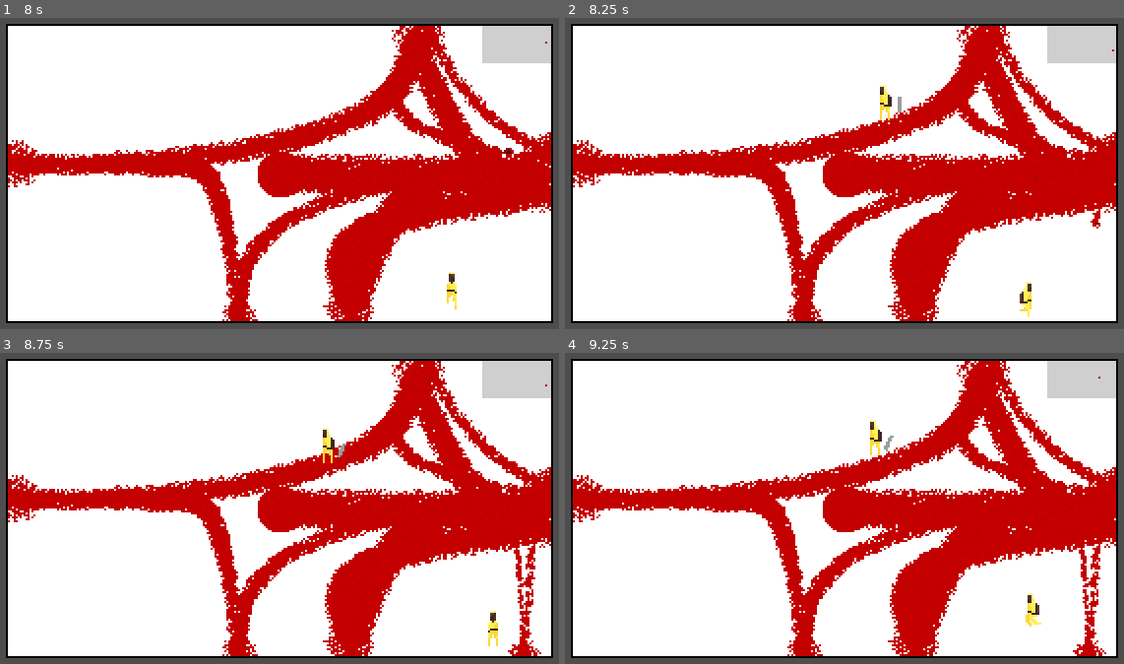
Above: before the commit, frames 1-4 (two rows, left to right).
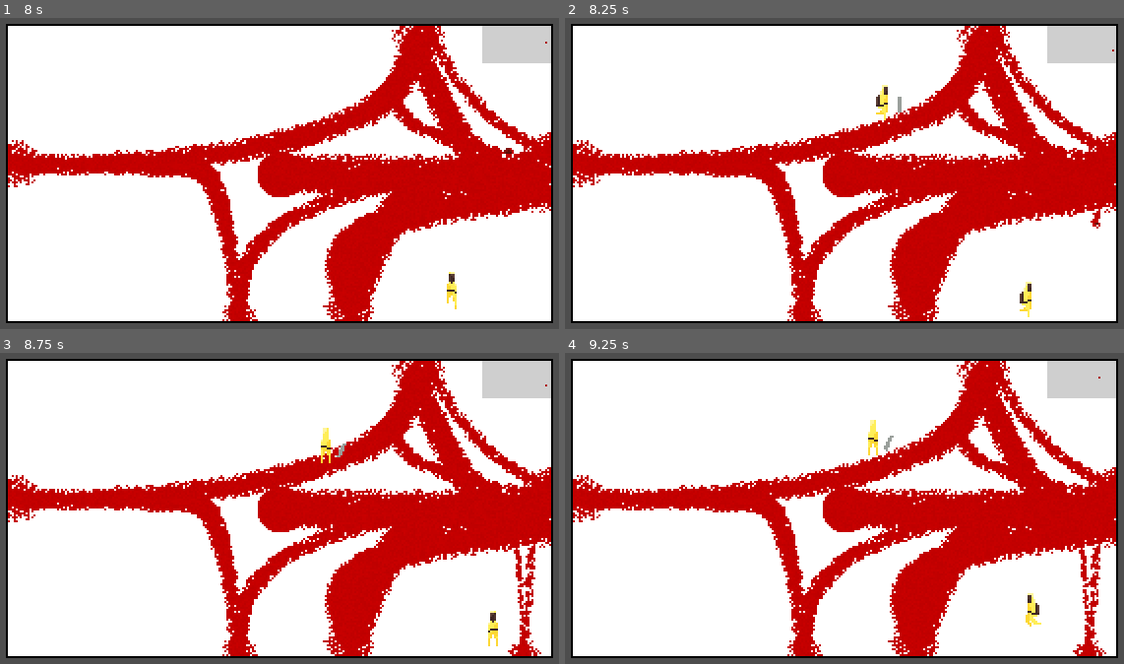
Above: after the commit, the same moments.

Repository: fawfle/blood-jam-cu
Game: Godot game, scene res://scenes/main.tscn
Same seed, same stepped clock (60 frames per second), same inputs: the game is played once before the commit and once after it.
Inputs:
- Up to frame 1 (8 s): tap Enter at 0.5, 1.35, 5.1 s; hold D (right) 0.53-1.28 s; tap Shift (dash) at 0.6, 4.35 s; hold S (backward) 1.28-2.03 s; hold D (right) 2.03-2.78 s; tap Backspace at 2.1, 5.85 s; hold W (forward) 2.78-3.53 s; tap 0 at 2.85, 6.6 s; hold A (left) 3.53-5.03 s; tap 9 at 3.6, 7.35 s; hold S (backward) 5.03-5.78 s; hold D (right) 5.78-6.53 s; hold W (forward) 6.53-7.28 s; hold D (right) from 7.28 s (still down)
- Up to frame 2 (8.25 s): release D (right) at 8.03 s; hold S (backward) from 8.03 s (still down); tap Shift (dash) at 8.1 s
- Up to frame 3 (8.75 s): keep holding S (backward)
- Up to frame 4 (9.25 s): release S (backward) at 8.78 s; hold A (left) from 8.78 s (still down); tap Enter at 8.85 s

Frame 1 is identical in both runs. In frame 2, 0.2% of the frame differs, in the area x 55-59%, y 21-33%; in frame 3, 0.2%; in frame 4, 0.2%.

Commit message:
added animations, fixed movement for shooters

Diff:
--- a/scenes/enemies/projectile/projectile.gd
+++ b/scenes/enemies/projectile/projectile.gd
@@ -11,5 +11,4 @@
 func _on_body_entered(body: Node2D) -> void:
 	if body.is_in_group("player"):
 		Global.blood -= damage
-
 	queue_free()
--- a/scenes/enemies/shielded/shielded.gd
+++ b/scenes/enemies/shielded/shielded.gd
@@ -1,4 +1,6 @@
 extends Enemy
+
+@onready var animated_sprite = $AnimatedSprite2D
 
 # shield guy works similarly to shooter, but min distance will change
 @export var distance_min: int
@@ -14,6 +16,20 @@
 func _on_ready():
 	change_distance()
 
+func choose_animation() -> void:
+	if velocity == Vector2.ZERO:
+		animated_sprite.play("idle")
+	elif velocity.x > 0 && velocity.x > velocity.y:
+		animated_sprite.flip_h = true
+		animated_sprite.play("run_side")
+	elif velocity.x < 0 && velocity.x > velocity.y:
+		animated_sprite.flip_h = false
+		animated_sprite.play("run_side")
+	elif velocity.y > 0 && velocity.y > velocity.x:
+		animated_sprite.play("run_down")
+	elif velocity.y < 0 && velocity.y > velocity.x:
+		animated_sprite.play("run_up")
+
 func find_direction() -> void:
 	var enemy_position: Vector2 = global_position
 	var player_position: Vector2 = player.global_position
@@ -23,8 +39,10 @@
 		direction = Vector2.ZERO
 	if distance < distance_target:
 		direction = -enemy_position.direction_to(player_position)
+	elif distance > distance_target:
+		direction = enemy_position.direction_to(player_position)
 	else:
-		direction = enemy_position.direction_to(player_position)
+		direction = Vector2.ZERO
 
 func change_distance():
 	distance_target = randf_range(distance_target_min, distance_target_max)
--- a/scenes/enemies/shooter/shooter.gd
+++ b/scenes/enemies/shooter/shooter.gd
@@ -25,8 +25,10 @@
 		direction = Vector2.ZERO
 	elif distance < distance_target:
 		direction = -global_position.direction_to(player_position)
+	elif distance > distance_target:
+		direction = global_position.direction_to(player_position)
 	else:
-		direction = global_position.direction_to(player_position)
+		direction = Vector2.ZERO
 
 func choose_animation() -> void:
 	if velocity == Vector2.ZERO:
Not shown, added: sprites/duck/duck-idl.png.import
Not shown, added: sprites/duck/duck-ru.png.import
Not shown, added: sprites/hazmat-runsid.png.import
